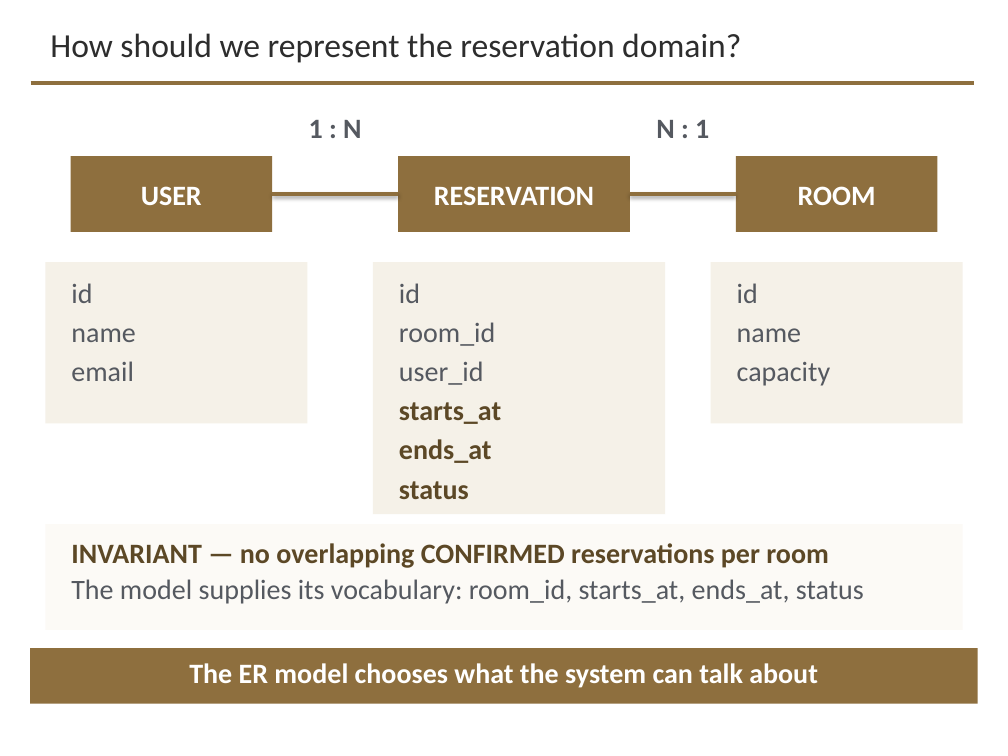
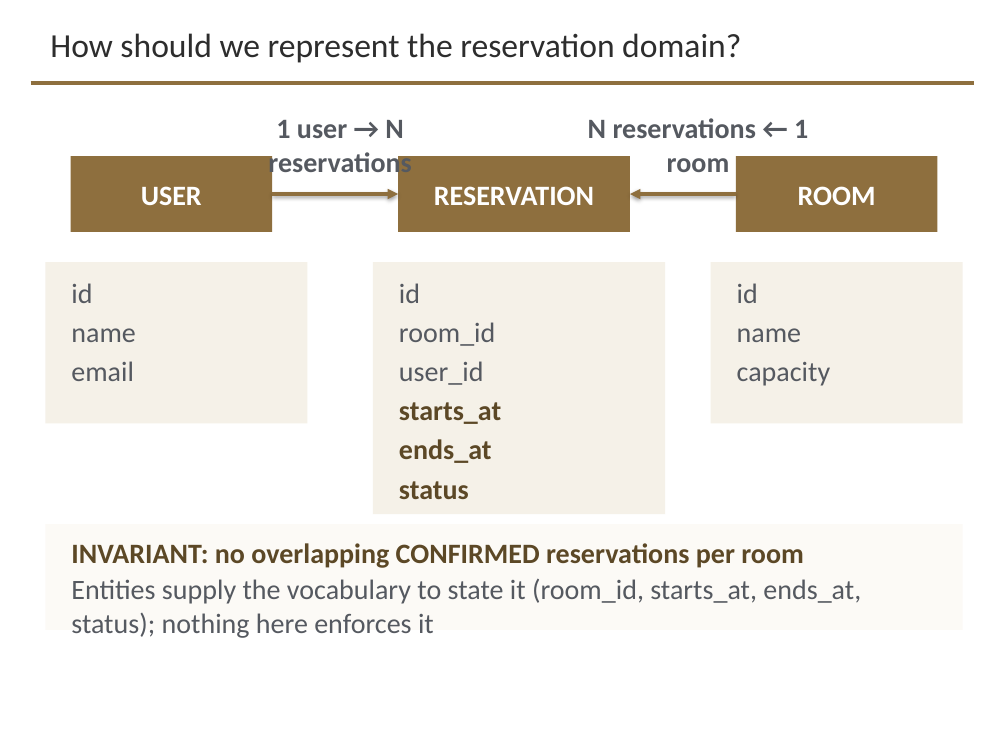
Before and after one commit to davisjam/model-based-agentic-software-engineering, a slide deck: slide 10 of course/lectures/act-3-software-in-the-world/02-compute-environments-and-data-management/3-2-Data-Management.pptx. Drawn at 1008x756 pixels with LibreOffice and Linux fonts; fonts in the diff are those of the drawing; background and template pictures are left out. Boxes give left, top, right and bottom in pixels: in the first picture for what was removed or moved away, otherwise in the second. Text is boxed around its words. In the diff, an @@ line names an element or a change of style, - is before the commit and + after.

```diff
--- a/course/lectures/act-3-software-in-the-world/02-compute-environments-and-data-management/3-2-Data-Management.pptx
+++ b/course/lectures/act-3-software-in-the-world/02-compute-environments-and-data-management/3-2-Data-Management.pptx
@@ text at [588, 118, 808, 172]: text changed @@
-N : 1
+N reservations ← 1 room
@@ text at [268, 120, 411, 179]: text changed @@
-1 : N
+1 user → N reservations
@@ line (272, 195) - (398, 195): line to arrow @@
@@ line (630, 195) - (736, 195): line to arrow @@
@@ text at [71, 543, 861, 638]: text changed @@
-INVARIANT — no overlapping CONFIRMED reservations per room
-The model supplies its vocabulary: room_id, starts_at, ends_at, status
+INVARIANT: no overlapping CONFIRMED reservations per room
+Entities supply the vocabulary to state it (room_id, starts_at, ends_at, status); nothing here enforces it
@@ rectangle removed at [30, 648, 978, 704] @@
@@ text removed at [189, 663, 818, 688] @@
-The ER model chooses what the system can talk about
```
Also in this commit, not shown: 22 other slides changed.
